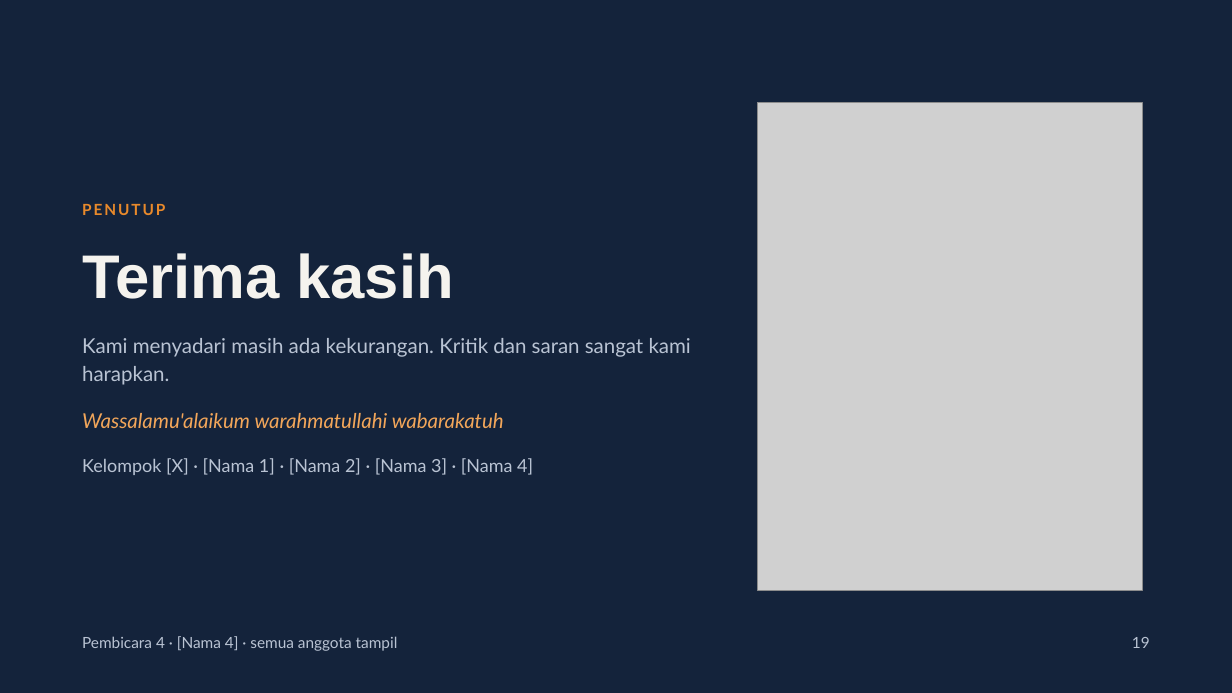
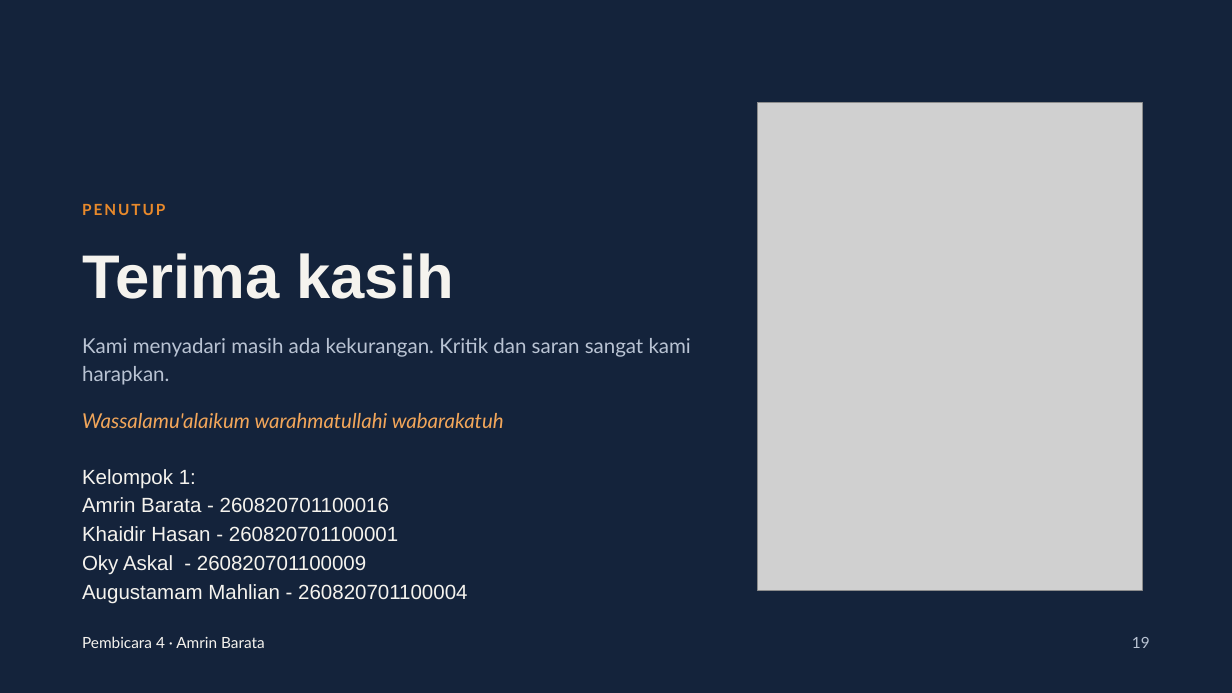
Before and after one commit to khaidir/Algoritma-Shortest-Path, a slide deck: slide 19 of Docs/Slide Presentasi Tugas 1 – Shortest Path Dijkstra vs A.pptx. Drawn at 1232x693 pixels with LibreOffice and Linux fonts; fonts in the diff are those of the drawing; grey boxes stand for pictures. Boxes give left, top, right and bottom in pixels: in the first picture for what was removed or moved away, otherwise in the second. Text is boxed around its words. In the diff, an @@ line names an element or a change of style, - is before the commit and + after.

Commit message:
update: slide presentation

```diff
--- a/Docs/Slide Presentasi Tugas 1 – Shortest Path Dijkstra vs A.pptx
+++ b/Docs/Slide Presentasi Tugas 1 – Shortest Path Dijkstra vs A.pptx
@@ text removed at box(82, 458, 533, 475) @@
-Kelompok [X] · [Nama 1] · [Nama 2] · [Nama 3] · [Nama 4]
@@ text added at box(82, 469, 467, 604), 16 pt, text #F5F3EE @@
+Kelompok 1:
+Amrin Barata - 260820701100016
+Khaidir Hasan - 260820701100001
+Oky Askal - 260820701100009
+Augustamam Mahlian - 260820701100004
@@ text at box(82, 636, 265, 648): text changed; text colour #B9C3D3 to #F5F3EE @@
-Pembicara 4 · [Nama 4] · semua anggota tampil
+Pembicara 4 · Amrin Barata
```
Also in this commit, not shown: 18 other slides changed.
